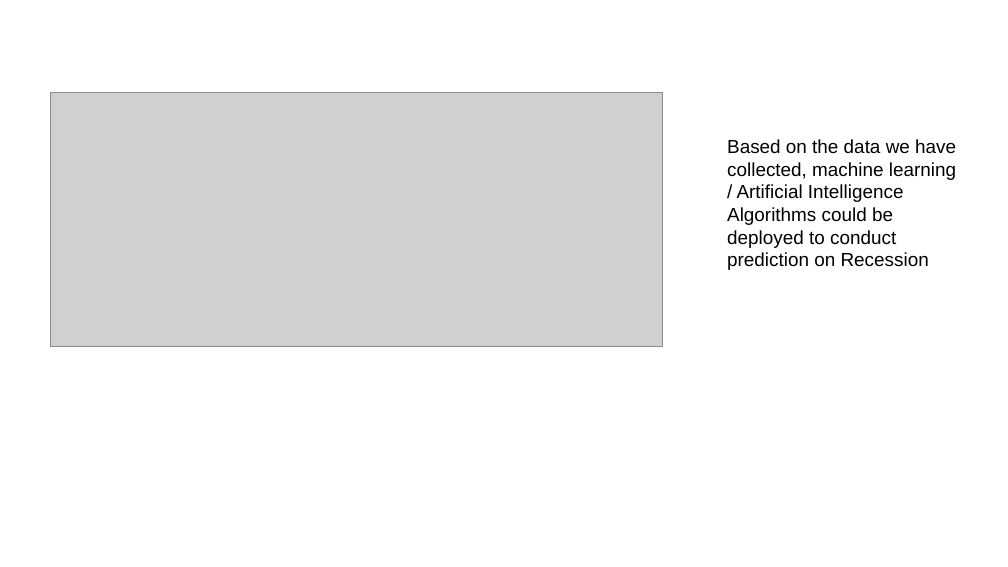
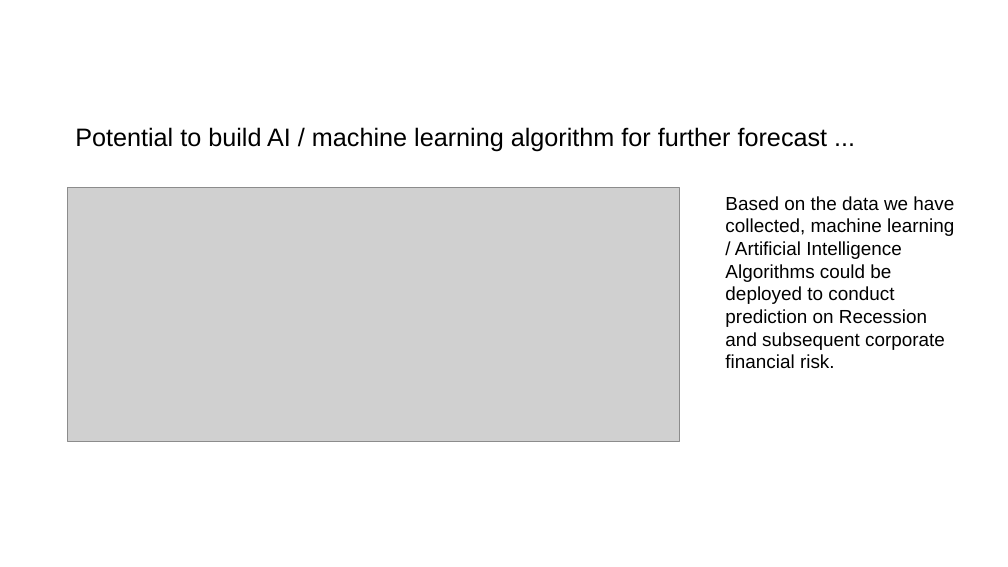
Before and after one commit to ansrali/data422-group-project, a slide deck: slide 7 of Group Project Presentation.pptx. Drawn at 1008x567 pixels with LibreOffice and Linux fonts; fonts in the diff are those of the drawing; grey boxes stand for pictures; background and template pictures are left out. Boxes give left, top, right and bottom in pixels: in the first picture for what was removed or moved away, otherwise in the second. Text is boxed around its words. In the diff, an @@ line names an element or a change of style, - is before the commit and + after.

Commit message:
update data visiluation jc file

```diff
--- a/Group Project Presentation.pptx
+++ b/Group Project Presentation.pptx
@@ text added at [75,127,828,152], 24 pt, text #000000 @@
+Potential to build AI / machine learning algorithm for further forecast ...
@@ picture: place and size @@
-picture at [51,92,662,346]
+picture at [68,188,680,442]
@@ text at [725,196,954,368]: text changed @@
-Based on the data we have collected, machine learning / Artificial Intelligence Algorithms could be deployed to conduct prediction on Recession
+Based on the data we have collected, machine learning / Artificial Intelligence Algorithms could be deployed to conduct prediction on Recession and subsequent corporate financial risk.
```
Also in this commit, not shown: 9 other slides changed, 1 slide added, 3 slides removed, 1 other file.
